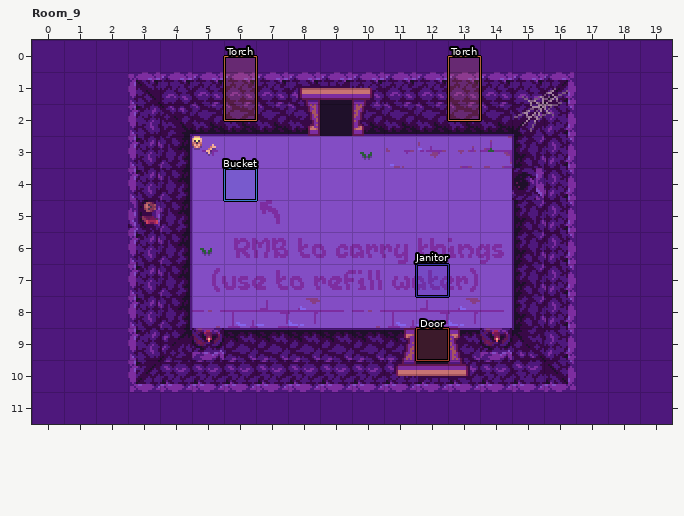
A LDtk project gets an edit: media/levels/rooms.ldtk. That is the earlier state.
Cells are 16x16 px. Shown: Room_9 x 0..19, y 0..11.
And afterwards:
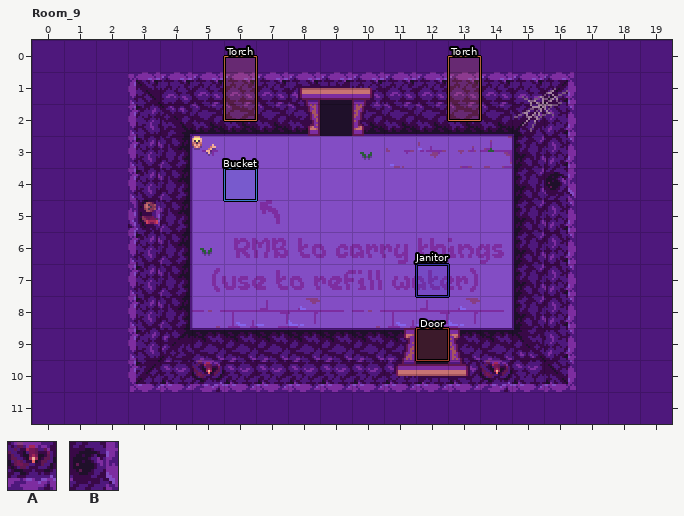
Key: from "WorldMap": A 932, B 995.
_ is an empty cell.
Tiles replaced or removed in this view: A, B.
Edits made:
Changed rows in their new state; . is an unchanged cell.
Layer "Decoration":
first column x 15:
 4 _B
first column x 5:
 9 _........_
10 A........A
